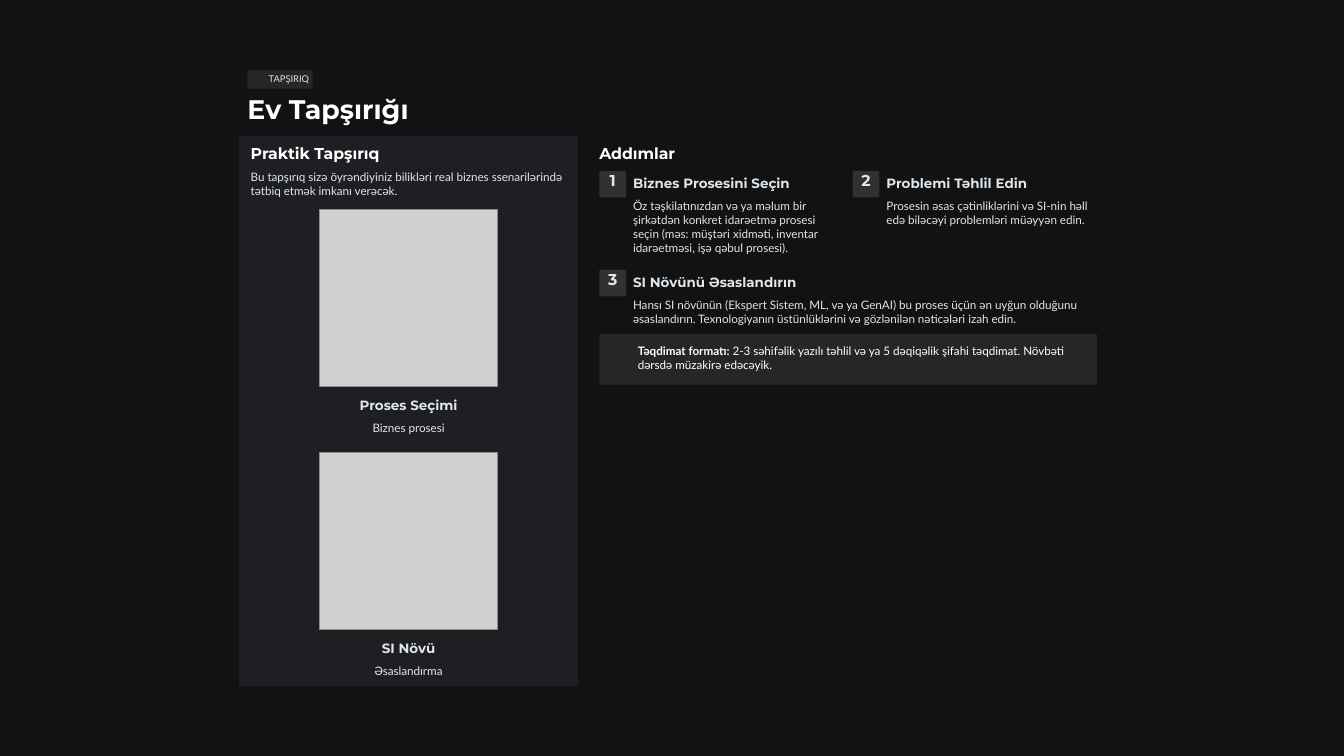
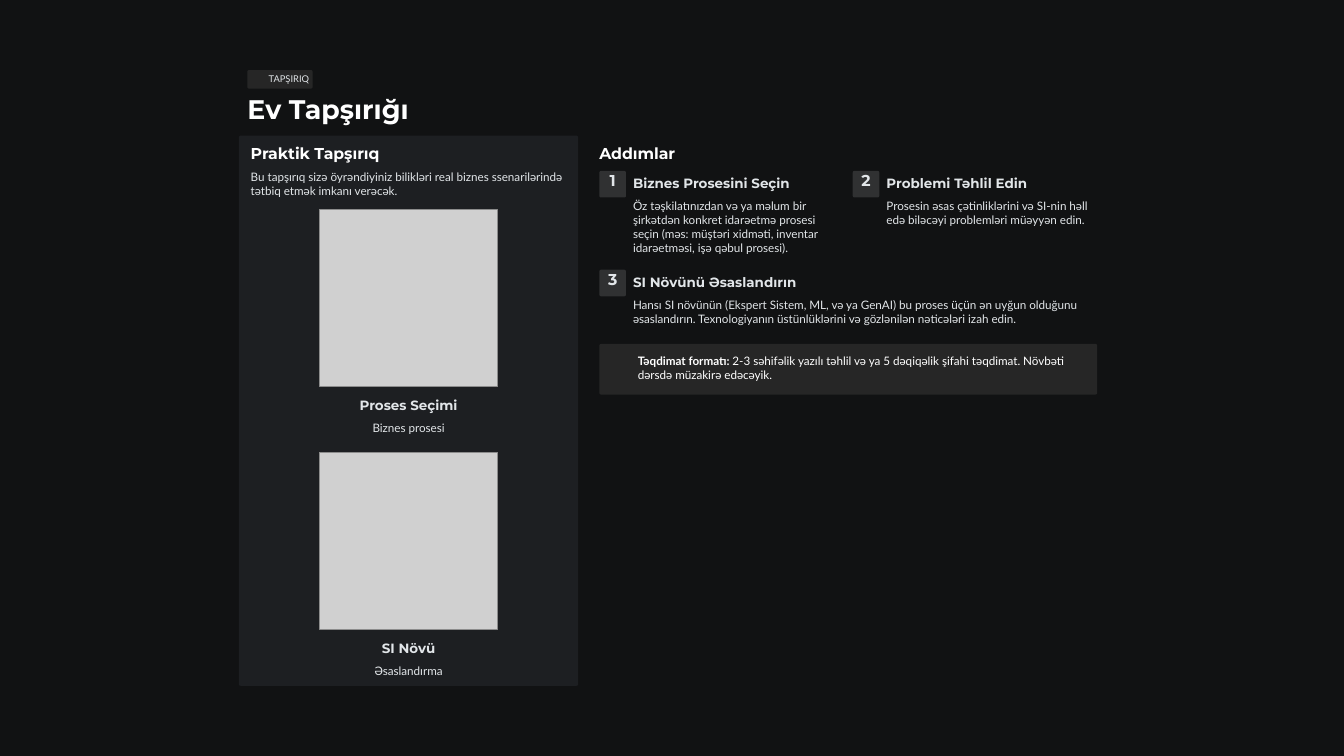
Before and after one commit to oiskenderov/ai-management-course, a slide deck: slide 11 of Seperated/Presentations/L2-Suni-Intellektin-Novleri-ve-Idareetmede-Tetbiqi.pptx. Drawn at 1344x756 pixels with LibreOffice and Linux fonts; fonts in the diff are those of the drawing; grey boxes stand for pictures; background and template pictures are left out. Boxes give left, top, right and bottom in pixels: in the first picture for what was removed or moved away, otherwise in the second. Text is boxed around its words. In the diff, an @@ line names an element or a change of style, - is before the commit and + after.

```diff
--- a/Seperated/Presentations/L2-Suni-Intellektin-Novleri-ve-Idareetmede-Tetbiqi.pptx
+++ b/Seperated/Presentations/L2-Suni-Intellektin-Novleri-ve-Idareetmede-Tetbiqi.pptx
@@ rounded rectangle: place and size @@
-rounded rectangle at (600, 334, 1098, 385)
+rounded rectangle at (600, 344, 1098, 394)
@@ text "Təqdimat formatı: 2-3 səhifəlik yazılı ...": place and size @@
-text "Təqdimat formatı: 2-3 səhifəlik yazılı ..." at (638, 346, 1064, 371)
+text "Təqdimat formatı: 2-3 səhifəlik yazılı ..." at (638, 356, 1064, 381)
```
Also in this commit, not shown: 4 other slides changed, 1 slide added, 1 other file.
